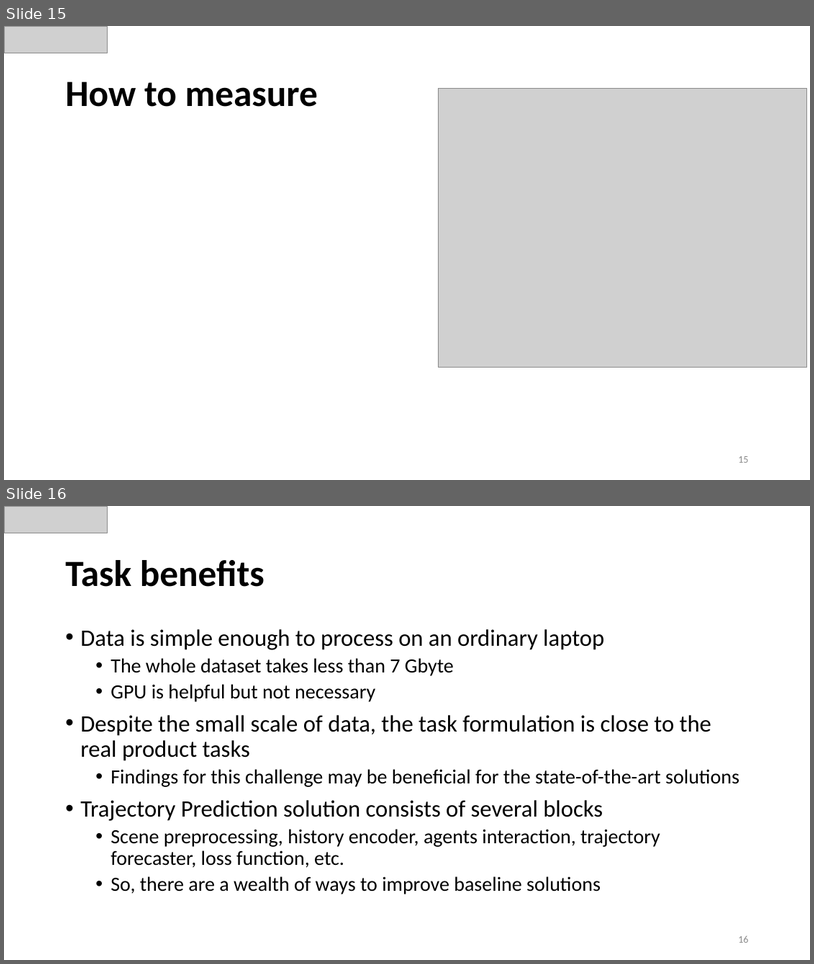
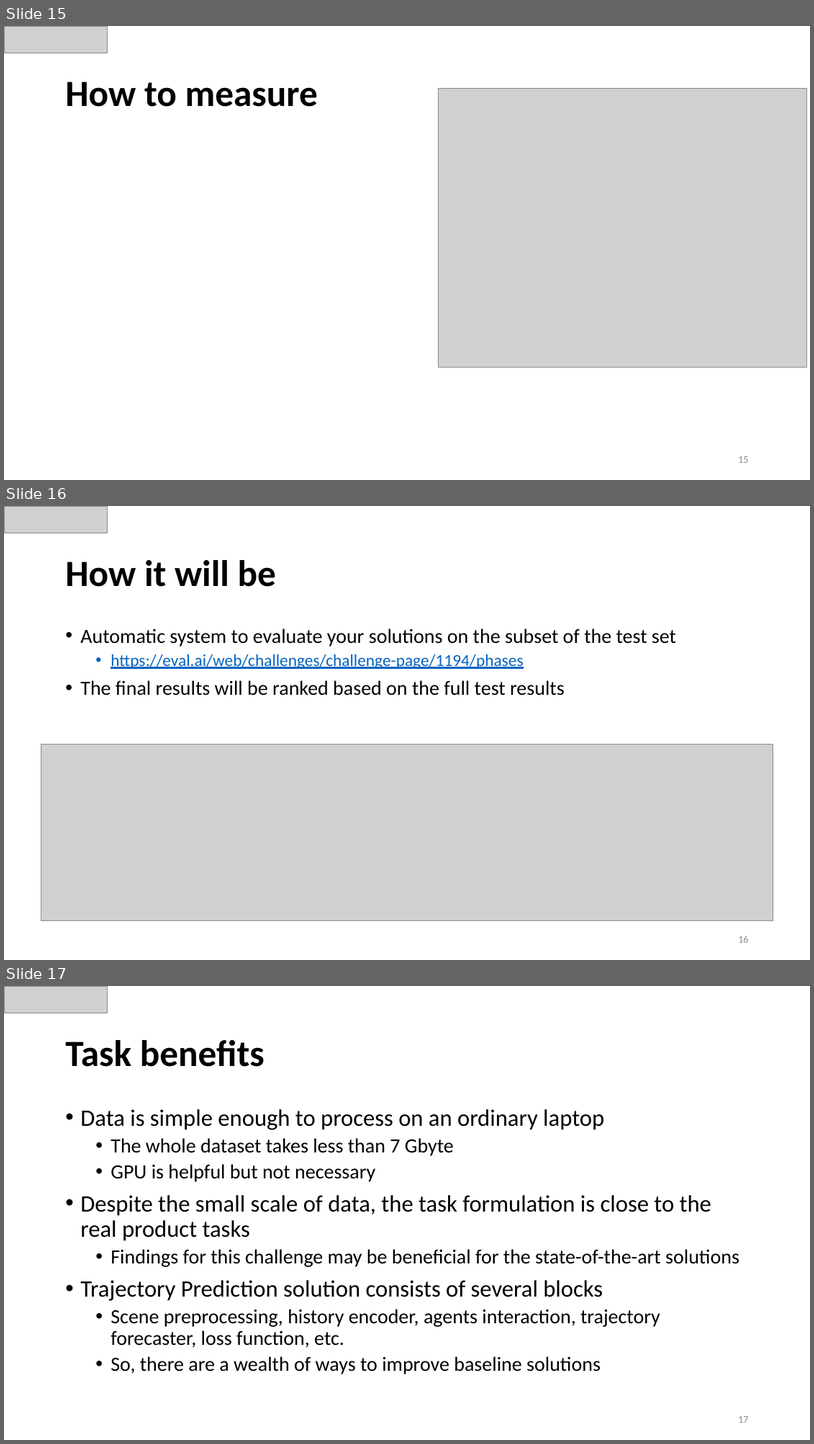
Before and after one commit to papermsucode/sirius2021tp, a slide deck: Presentations/Sirius_TP.pptx. Shown one above the other, each under a label of ours: slides 15 and 16 before the commit, slides 15, 16 and 17 after it. The pictures are 814x964 and 814x1444 pixels, drawn with LibreOffice and Linux fonts; fonts in the diff are those of the drawing; grey boxes stand for pictures. Boxes give left, top, right and bottom in pixels: in the first picture for what was removed or moved away, otherwise in the second. Text is boxed around its words. In the diff, an @@ line names an element or a change of style, - is before the commit and + after.

Commit message:
Presentations are done

```diff
--- a/Presentations/Sirius_TP.pptx
+++ b/Presentations/Sirius_TP.pptx
@@ slide 16 added at <box>4,506,810,960</box>, background #FFFFFF @@
@@ picture added at <box>4,506,108,533</box> @@
@@ title added at <box>65,560,276,587</box>, 44 pt, text #000000, bold @@
+How it will be
@@ text added at <box>80,628,676,695</box>, 24 pt, text #000000 @@
+• Automatic system to evaluate your solutions on the subset of the test set
+  • https://eval.ai/web/challenges/challenge-page/1194/phases
+• The final results will be ranked based on the full test results
@@ picture added at <box>41,744,774,921</box> @@
@@ page number added at <box>738,936,748,942</box>, 12 pt, text #8C8C8C @@
+16
@@ what was slide 16 is now slide 17 @@
@@ page number at <box>738,1416,748,1422</box>: text changed @@
-16
+17
```
Also in this commit, not shown: 1 other file.
